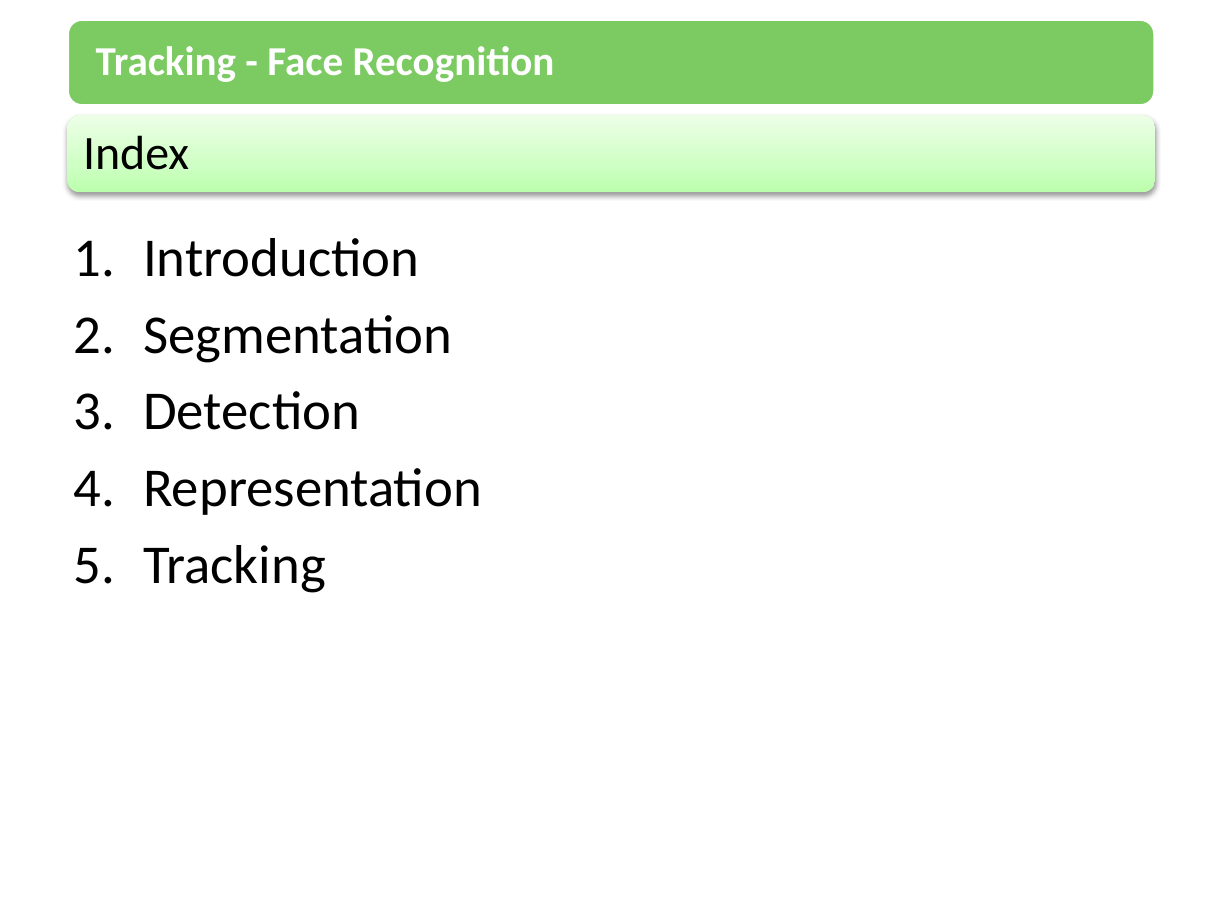
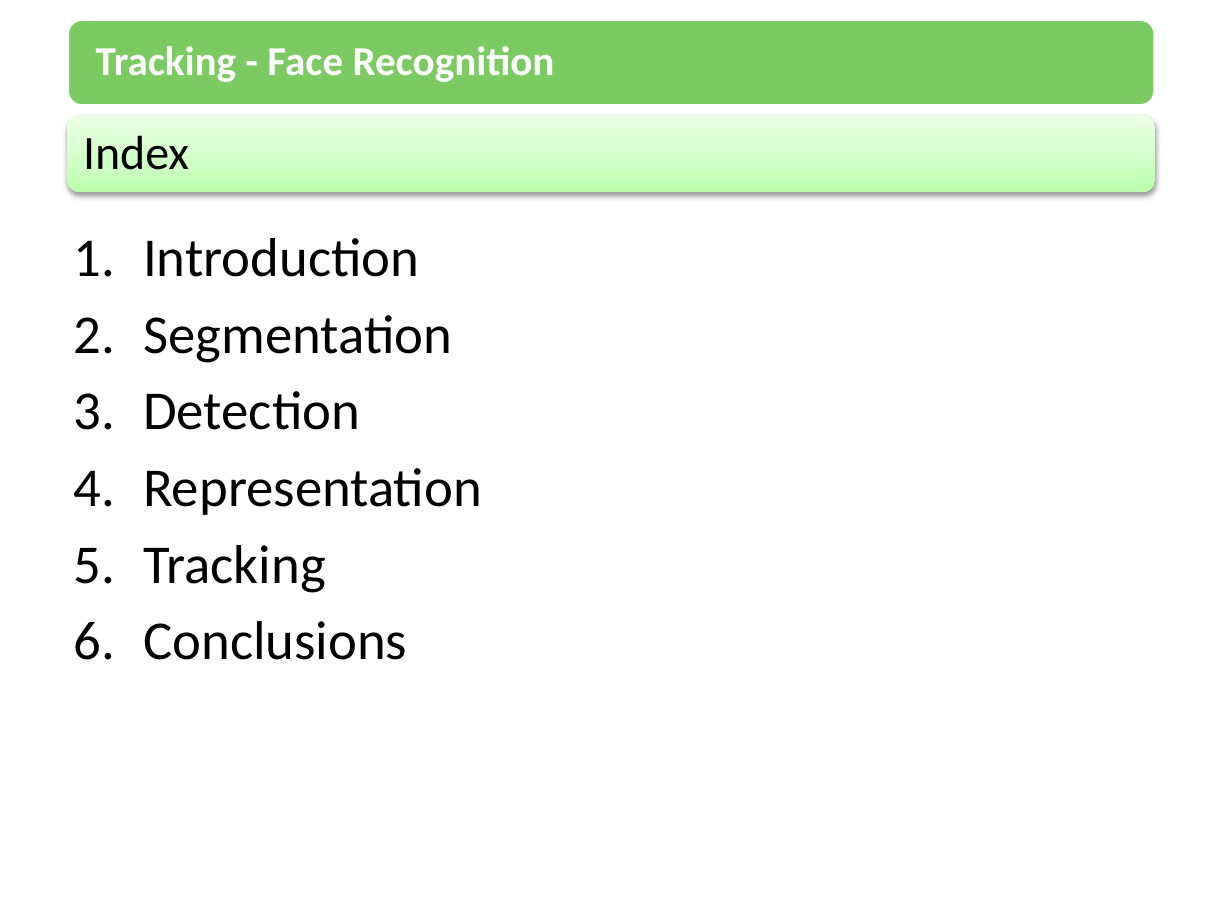
Before and after one commit to amounir86/mcvai-tracking, a slide deck: slide 2 of trunk/Tracking.pptx. Drawn at 1232x924 pixels with LibreOffice and Linux fonts; fonts in the diff are those of the drawing. Boxes give left, top, right and bottom in pixels: in the first picture for what was removed or moved away, otherwise in the second. Text is boxed around its words. In the diff, an @@ line names an element or a change of style, - is before the commit and + after.

```diff
--- a/trunk/Tracking.pptx
+++ b/trunk/Tracking.pptx
@@ text at box(143, 621, 407, 660): paragraph added @@
+6. Conclusions
```
Also in this commit, not shown: 5 other slides changed.
